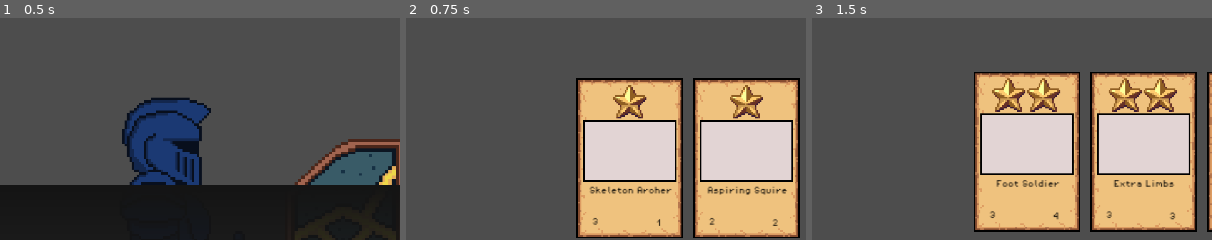
Above: before the commit, frames 1-3 (left to right).
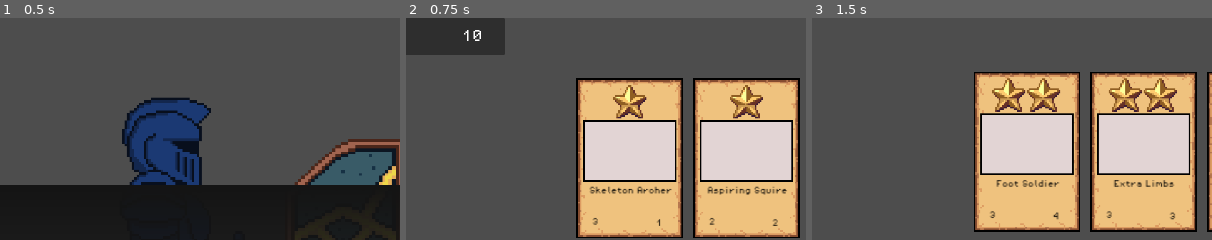
Above: after the commit, the same moments.

Repository: wenyng0526-boop/whateverproject
Game: Godot game, scene res://Scenes/main_menu.tscn
Two runs of this game, one before a commit and one after it. Both use one fixed random seed, a clock stepped at 60 frames per second and the inputs below. The engine's default icon, where the game draws it, is replaced by a stand-in: a white triangle on a blue panel in a dark square.
Inputs (mouse positions are % of the whole screen's width and height, from its top left):
- Up to frame 1 (0.5 s): no input
- Up to frame 2 (0.75 s): click (50, 64) at 0.5 s
- Up to frame 3 (1.5 s): click "DONE" at 1.25 s
The pictures show only the part of the screen within x 0-50%, y 0-50%; the shares and areas given below are measured in that part.

Frame 1 is identical in both runs. In frame 2, 4.1% of the frame differs, in the area x 0-25%, y 0-17%; in frame 3, nothing differs.

Commit message:
sell system update and showing currency
Sell system change back to left click and will confirm with player every time buy or sell. Player also can see how much coin left

Diff:
--- /dev/null
+++ b/Scenes/currency_ui.gd
@@ -0,0 +1,10 @@
+extends PanelContainer
+
+@export var amount_label: Label
+
+func _ready() -> void:
+	GameState.currency_changed.connect(_update)
+	_update(GameState.currency)
+
+func _update(amount: int) -> void:
+	amount_label.text = str(amount)
--- a/Scenes/shop_scene.tscn
+++ b/Scenes/shop_scene.tscn
@@ -1,16 +1,20 @@
-[gd_scene load_steps=5 format=3 uid="uid://b1q3xx44wgn6p"]
+[gd_scene load_steps=7 format=3 uid="uid://b1q3xx44wgn6p"]
 
 [ext_resource type="PackedScene" uid="uid://v8ivyevagaw0" path="res://Scenes/CardUI.tscn" id="1_oql1m"]
 [ext_resource type="Script" path="res://Scipts/shop_manager.gd" id="1_s0dvk"]
 [ext_resource type="Resource" uid="uid://b05y0n3q37vtn" path="res://Other resource/shop_card.tres" id="3_inuco"]
 [ext_resource type="FontFile" uid="uid://e2g4j1nu4f4l" path="res://Assets/Fonts/PixelOperator8-Bold.ttf" id="4_a2dmr"]
+[ext_resource type="Script" path="res://Scenes/currency_ui.gd" id="5_nrsk7"]
+[ext_resource type="FontFile" uid="uid://d4jftloaibius" path="res://Assets/Fonts/PixelOperator8.ttf" id="6_vi0a5"]
 
-[node name="Shop Scene" type="Node2D" node_paths=PackedStringArray("card_container", "player_container")]
+[node name="Shop Scene" type="Node2D" node_paths=PackedStringArray("card_container", "player_container", "confirm_panel", "confirm_label")]
 script = ExtResource("1_s0dvk")
 card_ui = ExtResource("1_oql1m")
 shop_cards = ExtResource("3_inuco")
 card_container = NodePath("ShopCenter/Card Container")
 player_container = NodePath("PlayerCenter/Player Card Container")
+confirm_panel = NodePath("ConfirmUI")
+confirm_label = NodePath("ConfirmUI/Panel/Control/MessageLabel")
 
 [node name="PlayerCenter" type="CenterContainer" parent="."]
 offset_left = 394.0
@@ -64,5 +68,106 @@
 [node name="CardUI4" parent="ShopCenter/Card Container" instance=ExtResource("1_oql1m")]
 layout_mode = 2
 
+[node name="CurrencyUI" type="PanelContainer" parent="." node_paths=PackedStringArray("amount_label")]
+offset_right = 237.0
+offset_bottom = 89.0
+script = ExtResource("5_nrsk7")
+amount_label = NodePath("Control/Label")
+
+[node name="Control" type="Control" parent="CurrencyUI"]
+layout_mode = 2
+
+[node name="TextureRect" type="TextureRect" parent="CurrencyUI/Control"]
+custom_minimum_size = Vector2(32, 32)
+layout_mode = 2
+offset_left = 14.0
+offset_top = 19.0
+offset_right = 68.0
+offset_bottom = 70.0
+
+[node name="Label" type="Label" parent="CurrencyUI/Control"]
+texture_filter = 1
+layout_mode = 2
+offset_left = 97.0
+offset_top = 23.0
+offset_right = 220.0
+offset_bottom = 66.0
+size_flags_horizontal = 8
+theme_override_fonts/font = ExtResource("6_vi0a5")
+theme_override_font_sizes/font_size = 30
+horizontal_alignment = 1
+vertical_alignment = 1
+
+[node name="ConfirmUI" type="Control" parent="."]
+visible = false
+layout_mode = 3
+anchors_preset = 15
+anchor_right = 1.0
+anchor_bottom = 1.0
+offset_left = 65.1885
+offset_top = 231.964
+offset_right = 65.1885
+offset_bottom = 231.964
+grow_horizontal = 2
+grow_vertical = 2
+
+[node name="Dim" type="ColorRect" parent="ConfirmUI"]
+layout_mode = 0
+offset_left = -53.1885
+offset_top = -198.964
+offset_right = 1865.81
+offset_bottom = 883.036
+color = Color(0, 0, 0, 0.6)
+
+[node name="Panel" type="PanelContainer" parent="ConfirmUI"]
+layout_mode = 1
+anchors_preset = -1
+offset_left = 294.0
+offset_top = 24.0
+offset_right = 1542.0
+offset_bottom = 560.0
+grow_horizontal = 2
+grow_vertical = 2
+
+[node name="Control" type="Control" parent="ConfirmUI/Panel"]
+layout_mode = 2
+
+[node name="MessageLabel" type="Label" parent="ConfirmUI/Panel/Control"]
+layout_mode = 0
+offset_left = -0.188507
+offset_top = 48.036
+offset_right = 1247.81
+offset_bottom = 269.036
+theme_override_fonts/font = ExtResource("4_a2dmr")
+theme_override_font_sizes/font_size = 32
+text = "Are you sure for this action?"
+horizontal_alignment = 1
+vertical_alignment = 1
+
+[node name="HBoxContainer" type="HBoxContainer" parent="ConfirmUI/Panel/Control"]
+texture_filter = 1
+layout_mode = 2
+offset_left = 183.811
+offset_top = 368.036
+offset_right = 1059.81
+offset_bottom = 459.036
+theme_override_constants/separation = 500
+alignment = 1
+
+[node name="YesButton" type="Button" parent="ConfirmUI/Panel/Control/HBoxContainer"]
+layout_mode = 2
+theme_override_fonts/font = ExtResource("6_vi0a5")
+action_mode = 0
+text = "YES"
+
+[node name="NoButton" type="Button" parent="ConfirmUI/Panel/Control/HBoxContainer"]
+texture_filter = 1
+layout_mode = 2
+theme_override_fonts/font = ExtResource("6_vi0a5")
+action_mode = 0
+text = "NO"
+
 [connection signal="pressed" from="Refresh Button" to="." method="_on_refresh_button_pressed"]
 [connection signal="pressed" from="Done Button" to="." method="_on_done_button_pressed"]
+[connection signal="pressed" from="ConfirmUI/Panel/Control/HBoxContainer/YesButton" to="." method="_on_yes_button_pressed"]
+[connection signal="pressed" from="ConfirmUI/Panel/Control/HBoxContainer/NoButton" to="." method="_on_no_button_pressed"]
--- a/Scipts/game_state.gd
+++ b/Scipts/game_state.gd
@@ -1,5 +1,10 @@
 extends Node
 
-var currency: int = 10
+var currency: int = 10:
+	set(value):
+		currency = value
+		currency_changed.emit(currency)
+
 var owned_cards: Array[card_resource] = []
 const MAX_CARDS = 6
+signal currency_changed(new_amount: int)
--- a/Scipts/shop_manager.gd
+++ b/Scipts/shop_manager.gd
@@ -4,10 +4,13 @@
 @export var shop_cards : Resource
 @export var card_container : HBoxContainer
 @export var player_container: HBoxContainer
+@export var confirm_panel: Control
+@export var confirm_label: Label
 
 var shop_size: int = 4
 var refresh_cost = 1
 var sell_value: int = 1
+var pending_action: Callable
 
 func _ready() -> void:
 	refresh_shop()
@@ -32,7 +35,7 @@
 		var card_instance: CardUI = card_ui.instantiate()
 		player_container.add_child(card_instance)
 		card_instance.set_card_data(data)
-		card_instance.right_clicked.connect(_on_owned_card_clicked)
+		card_instance.clicked.connect(_on_owned_card_clicked)
 
 
 func _on_refresh_button_pressed() -> void:
@@ -53,7 +56,10 @@
 	if size == GameState.MAX_CARDS:
 		print("YOUR BOARD IS FULL")
 		return
-	GameState.currency -= cost
+	_ask_confirm("Buy %s for %d coins?" % [card.card_data.name, cost], _buy_card.bind(card))
+
+func _buy_card(card: CardUI) -> void:
+	GameState.currency -= card.card_data.cost
 	GameState.owned_cards.append(card.card_data)
 	spawn_player_cards()
 	card.queue_free()
@@ -65,13 +71,29 @@
 
 #sell shet
 func _on_owned_card_clicked(card: CardUI) -> void:
-	var index: int = card.get_index()
-
 	if GameState.owned_cards.size() <= 1:
 		print("YOU NEED AT LEAST ONE CARD")
 		return
+	_ask_confirm("Sell %s for %d coins?" % [card.card_data.name, sell_value], _sell_card.bind(card))
 
+func _sell_card(card: CardUI) -> void:
+	var index: int = card.get_index()
 	print("Sold ", card.card_data.name, " | coins left: ", GameState.currency + sell_value)
 	GameState.owned_cards.remove_at(index)
 	GameState.currency += sell_value
 	spawn_player_cards()
+
+func _ask_confirm(message: String, action: Callable) -> void:
+	pending_action = action
+	confirm_label.text = message
+	confirm_panel.show()
+
+func _on_yes_button_pressed() -> void:
+	confirm_panel.hide()
+	if pending_action.is_valid():
+		pending_action.call()
+	pending_action = Callable()
+
+func _on_no_button_pressed() -> void:
+	confirm_panel.hide()
+	pending_action = Callable()
